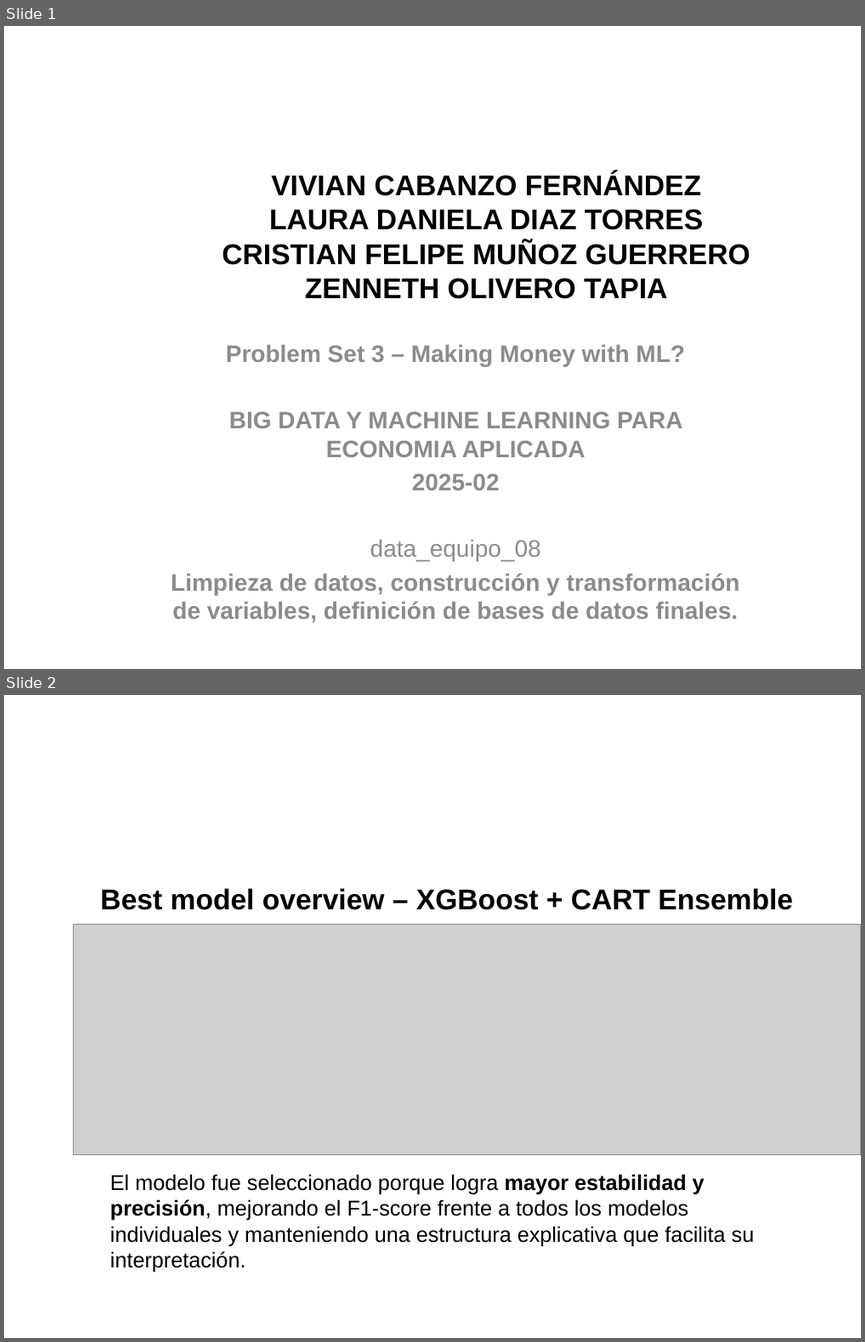
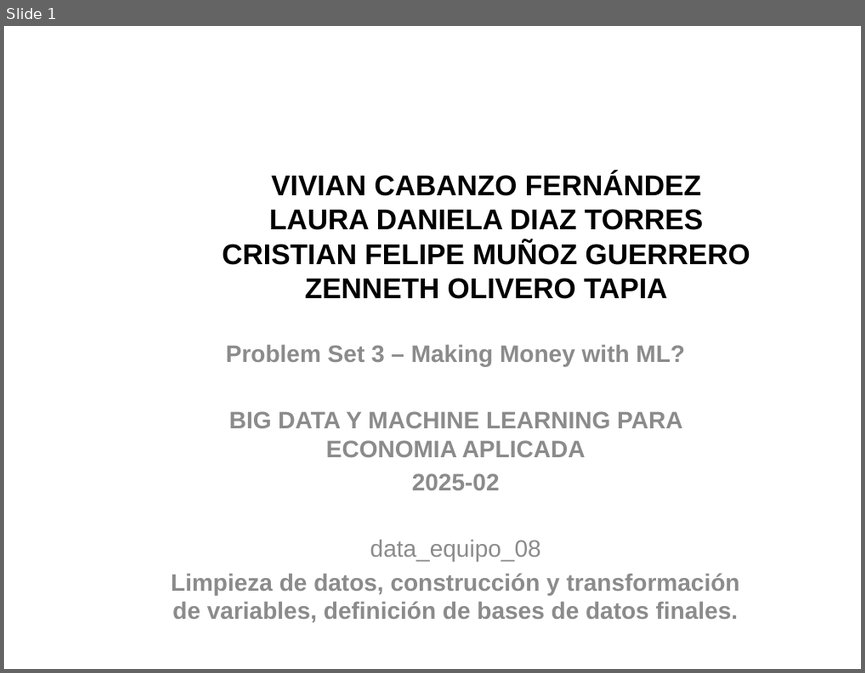
Before and after one commit to zoliverot/Taller3_Making-Money-with-ML, a slide deck: reports/slides/data_equipo_08.pptx. Shown one above the other, each under a label of ours: slides 1 and 2 before the commit, slide 1 after it. The pictures are 865x1342 and 865x673 pixels, drawn with LibreOffice and Linux fonts; fonts in the diff are those of the drawing; grey boxes stand for pictures; background and template pictures are left out. Boxes give left, top, right and bottom in pixels: in the first picture for what was removed or moved away, otherwise in the second. Text is boxed around its words. In the diff, an @@ line names an element or a change of style, - is before the commit and + after.

Commit message:
actualizacion slides best model

```diff
--- a/reports/slides/data_equipo_08.pptx
+++ b/reports/slides/data_equipo_08.pptx
@@ slide 2 removed at bbox=[4, 695, 861, 1338], background picture (left out) @@
@@ title removed at bbox=[100, 888, 793, 910] @@
-Best model overview – XGBoost + CART Ensemble
@@ picture removed at bbox=[74, 924, 861, 1154] @@
@@ text removed at bbox=[110, 1174, 755, 1272] @@
-El modelo fue seleccionado porque logra mayor estabilidad y precisión, mejorando el F1-score frente a todos los modelos individuales y manteniendo una estructura explicativa que facilita su interpretación.
```
Also in this commit, not shown: 1 slide added, 5 other slides removed, 2 other files.
